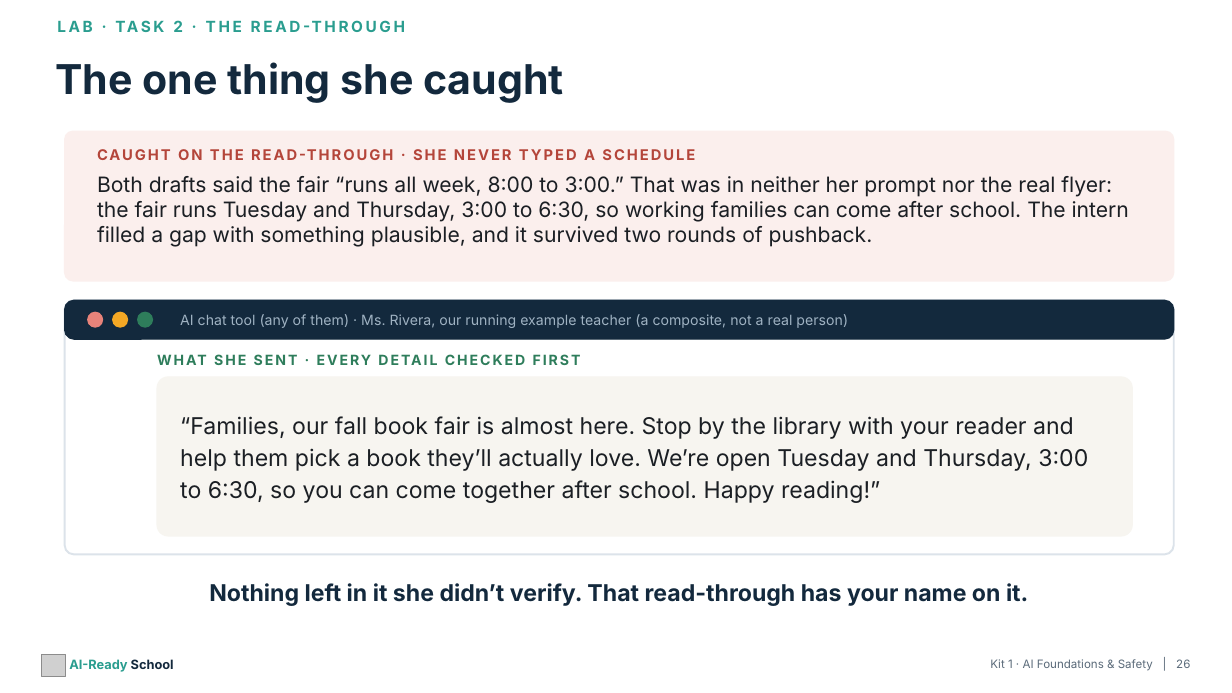
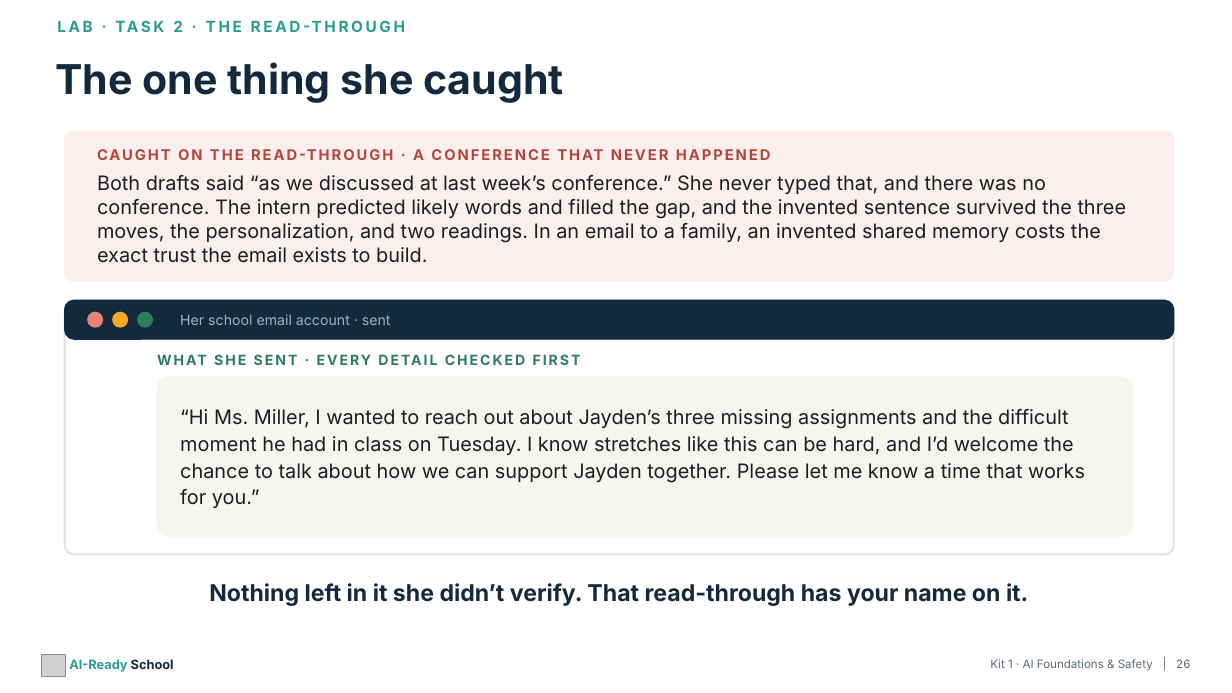
Before and after one commit to aspinozzi1/Ai-School-Ready, a slide deck: slide 26 of kits/kit01-tpt/Kit01_PresentationDeck.pptx. Drawn at 1232x693 pixels with LibreOffice and Linux fonts; fonts in the diff are those of the drawing; grey boxes stand for pictures. Boxes give left, top, right and bottom in pixels: in the first picture for what was removed or moved away, otherwise in the second. Text is boxed around its words. In the diff, an @@ line names an element or a change of style, - is before the commit and + after.

```diff
--- a/kits/kit01-tpt/Kit01_PresentationDeck.pptx
+++ b/kits/kit01-tpt/Kit01_PresentationDeck.pptx
@@ text at (x1=97, y1=175, x2=1127, y2=263): text changed; size 16.5 to 15.5 pt @@
-Both drafts said the fair “runs all week, 8:00 to 3:00.” That was in neither her prompt nor the real flyer: the fair runs Tuesday and Thursday, 3:00 to 6:30, so working families can come after school. The intern filled a gap with something plausible, and it survived two rounds of pushback.
+Both drafts said “as we discussed at last week’s conference.” She never typed that, and there was no conference. The intern predicted likely words and filled the gap, and the invented sentence survived the three moves, the personalization, and two readings. In an email to a family, an invented shared memory costs the exact trust the email exists to build.
@@ text at (x1=180, y1=314, x2=391, y2=325): text changed @@
-AI chat tool (any of them) · Ms. Rivera, our running example teacher (a composite, not a real person)
+Her school email account · sent
@@ text at (x1=180, y1=409, x2=1085, y2=508): text changed; size 18 to 15.5 pt @@
-“Families, our fall book fair is almost here. Stop by the library with your reader and help them pick a book they’ll actually love. We’re open Tuesday and Thursday, 3:00 to 6:30, so you can come together after school. Happy reading!”
+“Hi Ms. Miller, I wanted to reach out about Jayden’s three missing assignments and the difficult moment he had in class on Tuesday. I know stretches like this can be hard, and I’d welcome the chance to talk about how we can support Jayden together. Please let me know a time that works for you.”
```
Also in this commit, not shown: 4 other slides changed, 3 slides added, 3 slides removed, 27 other files.
